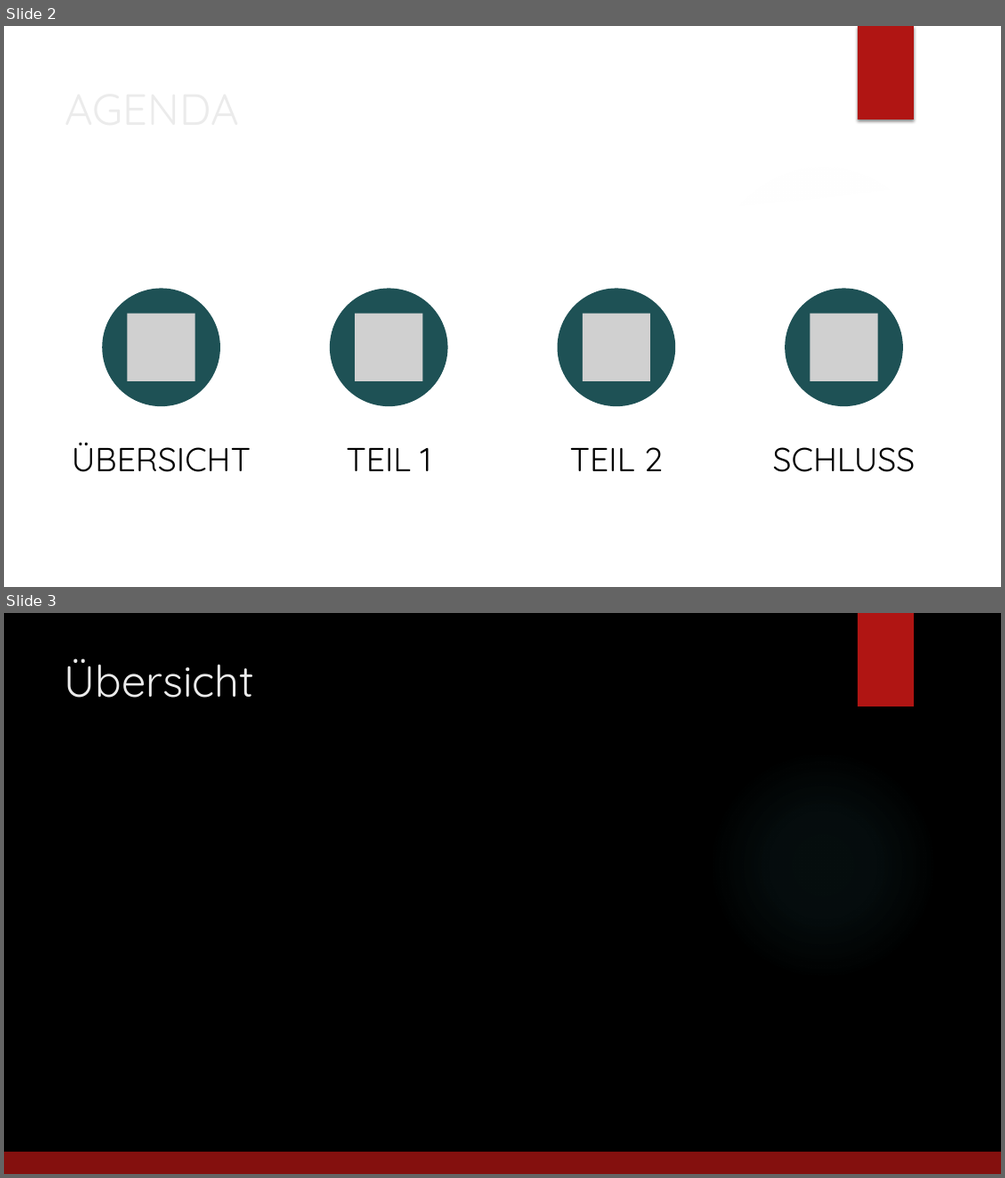
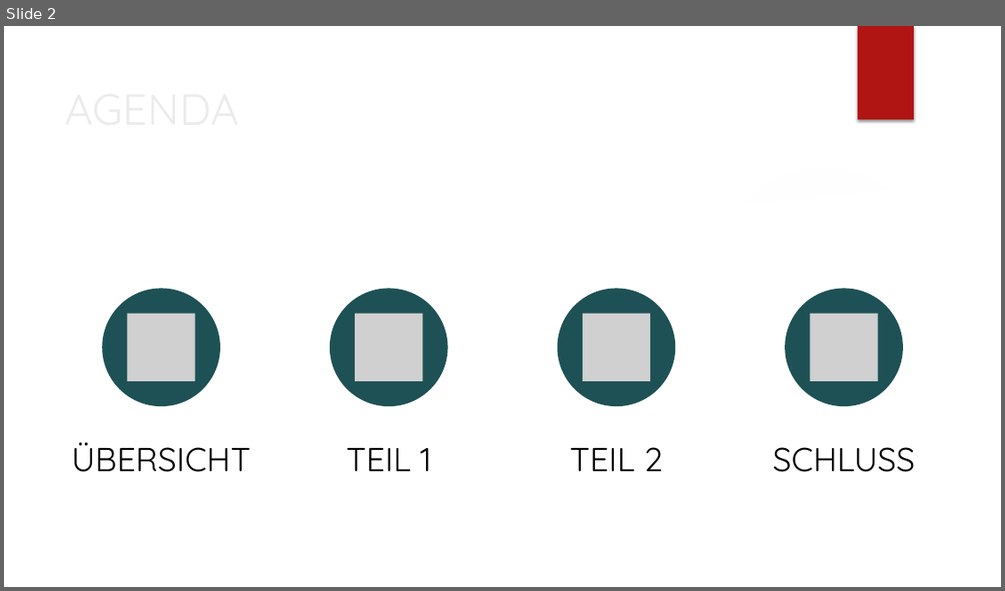
Before and after one commit to jfuerlinger/htl-da-2021_22-feedback-app, a slide deck: Praesentation/Praesentation_Diplomarbeit_FeedbackApp.pptx. Shown one above the other, each under a label of ours: slides 2 and 3 before the commit, slide 2 after it. The pictures are 1005x1178 and 1005x591 pixels, drawn with LibreOffice and Linux fonts; fonts in the diff are those of the drawing; grey boxes stand for pictures; background and template pictures are left out. Boxes give left, top, right and bottom in pixels: in the first picture for what was removed or moved away, otherwise in the second. Text is boxed around its words. In the diff, an @@ line names an element or a change of style, - is before the commit and + after.

```diff
--- a/Praesentation/Praesentation_Diplomarbeit_FeedbackApp.pptx
+++ b/Praesentation/Praesentation_Diplomarbeit_FeedbackApp.pptx
@@ slide 3 removed at [4,613,1001,1174], background picture (left out); not listed: 1 template element that a slide beside it also shows @@
@@ rectangle removed at [858,613,914,706] @@
@@ title removed at [65,658,255,698] @@
-Übersicht
@@ ellipse removed at [708,750,938,981] @@
```
Also in this commit, not shown: 4 slides changed, 1 slide added.
